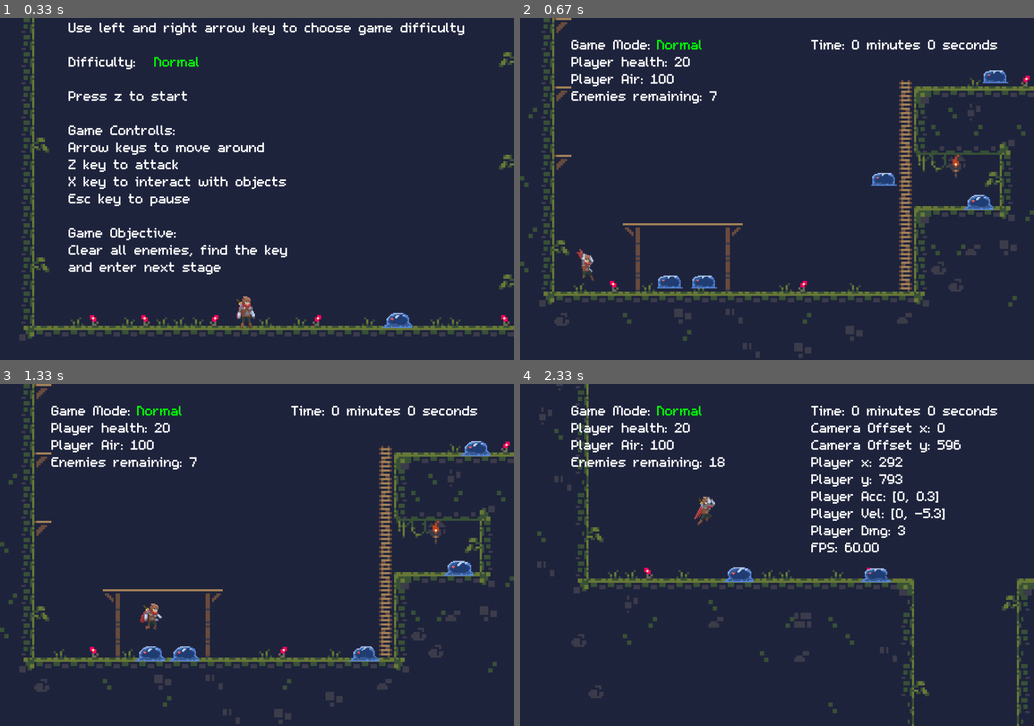
Above: before the commit, frames 1-4 (two rows, left to right).
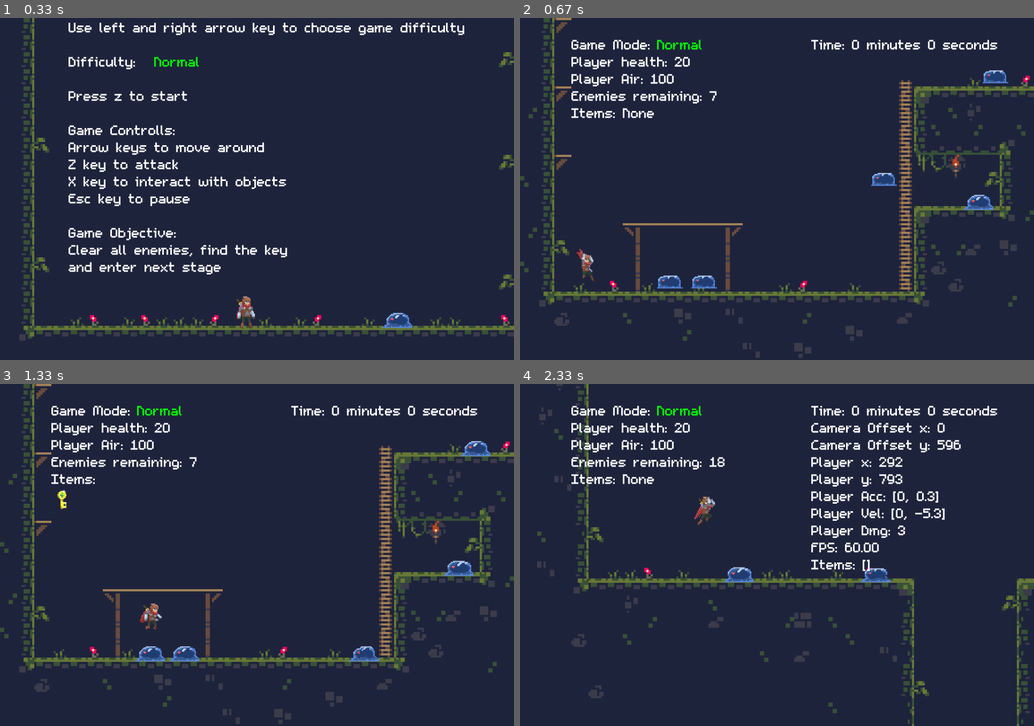
Above: after the commit, the same moments.

Repository: ArthurC13/A-Level-Project-Arthur-Chen
Game: pygame game, started from A level Project.py
Two runs of this game, one before a commit and one after it. Both use one fixed random seed, a clock stepped at 60 frames per second and the inputs below.
Inputs:
- Up to frame 1 (0.33 s): no input
- Up to frame 2 (0.67 s): tap Z at 0.33 s
- Up to frame 3 (1.33 s): hold T 0.67-1.13 s; hold Right 0.67-1.13 s; tap X at 1.17 s
- Up to frame 4 (2.33 s): hold Right 1.5-1.97 s; tap Y at 1.65 s; hold Up 2-2.3 s; tap 2 at 2.15 s

Frame 1 is identical in both runs. In frame 2, 0.2% of the frame differs, in the area x 10-27%, y 26-30%; in frame 3, 0.2%; in frame 4, 0.4%, in the area x 10-69%, y 26-55%.

Commit message:
Added treasure chests
-added treasure class
-display hold items with animations

Diff:
--- a/A level Project.py
+++ b/A level Project.py
@@ -95,7 +95,7 @@
 
 def last_enemy(x, y, direction):
     if len(game.enemy_group.sprites()) == 1:
-        Key(game, x, y, direction)
+        game.key = Key(game, x, y, direction, True)
 
 #Player class
 class Player(pygame.sprite.Sprite):
@@ -239,6 +239,7 @@
     def interact(self):
         hits = pygame.sprite.spritecollide(self, game.item_group, False, collide_hit_rect)
         hits += pygame.sprite.spritecollide(self, game.door_group, False, collide_hit_rect)
+        hits += pygame.sprite.spritecollide(self, game.treasure_group, False, collide_hit_rect)
         if hits:
             for i in hits:
                 i.interact()
@@ -714,7 +715,7 @@
 
 #Key class
 class Key(pygame.sprite.Sprite):
-    def __init__(self, game, x, y, face_left):
+    def __init__(self, game, x, y, face_left, updates):
         self.groups = game.item_group
         pygame.sprite.Sprite.__init__(self, self.groups)
         self.game = game
@@ -739,6 +740,7 @@
         self.last_sprite_time = pygame.time.get_ticks()
         self.health = 100
         self.invincible = False
+        self.updates = updates
 
     def movements(self):
         self.acc = pygame.math.Vector2(0, GRAVITY)
@@ -764,20 +766,21 @@
                 self.last_sprite_time = pygame.time.get_ticks()
 
     def update(self):
-        self.health = 100
-        self.movements()
-        self.acc.x += self.vel.x*FRICTION
-        self.vel += self.acc
-        self.vel.y = min(self.vel.y, 15)        #termial velocity
-        self.pos += self.vel + 0.5 * self.acc
-        self.hit_rect.x = int(self.pos.x)
-        wall_collisions(self, 'x')
-        self.hit_rect.y = int(self.pos.y)
-        wall_collisions(self, 'y')
-        self.rect.center = (self.hit_rect.center[0], self.hit_rect.center[1])
-        if abs(self.vel.x) < 0.2:
-            self.vel.x = 0
-        self.animations()
+        if self.updates:
+            self.health = 100
+            self.movements()
+            self.acc.x += self.vel.x*FRICTION
+            self.vel += self.acc
+            self.vel.y = min(self.vel.y, 15)        #termial velocity
+            self.pos += self.vel + 0.5 * self.acc
+            self.hit_rect.x = int(self.pos.x)
+            wall_collisions(self, 'x')
+            self.hit_rect.y = int(self.pos.y)
+            wall_collisions(self, 'y')
+            self.rect.center = (self.hit_rect.center[0], self.hit_rect.center[1])
+            if abs(self.vel.x) < 0.2:
+                self.vel.x = 0
+            self.animations()
 
 #Wall class
 class Wall(pygame.sprite.Sprite):
@@ -844,6 +847,31 @@
             self.game.next_level()
             self.open = False
         if 'key' in game.player.items and not self.open:
+            self.open = True
+            self.image = self.opened
+
+#Treasure class
+class Treasure(pygame.sprite.Sprite):
+    def __init__(self, game, x, y, type):
+        self.groups = game.all_sprites_group, game.treasure_group
+        pygame.sprite.Sprite.__init__(self, self.groups)
+        self.game = game
+        image1 = 'images/treasure/type' + str(type) + 'closed.png'
+        image2 = 'images/treasure/type' + str(type) + 'opened.png'
+        self.closed = pygame.transform.scale(pygame.image.load(image1), (30,36))
+        self.opened = pygame.transform.scale(pygame.image.load(image2), (30,36))
+        self.image = self.closed
+        self.rect = self.image.get_rect()
+        self.hit_rect = self.rect
+        x, y = int(x), int(y)
+        self.x = x
+        self.y = y
+        self.rect.x = x
+        self.rect.y = y
+        self.open = False
+
+    def interact(self):
+        if not self.open:
             self.open = True
             self.image = self.opened
 
@@ -955,6 +983,7 @@
         self.wall_group = pygame.sprite.Group()
         self.ladder_group = pygame.sprite.Group()
         self.door_group = pygame.sprite.Group()
+        self.treasure_group = pygame.sprite.Group()
         self.water_group = pygame.sprite.Group()
         self.enemy_group = pygame.sprite.Group()
         self.slime_group = pygame.sprite.Group()
@@ -986,10 +1015,14 @@
         self.times[self.level] = time
         self.level += 1
         self.start_time = pygame.time.get_ticks()
+        self.load_items()
         if self.level < 4:  #number of levels
             self.load_map(self.level)
         else:
             self.game_complete()
+
+    def load_items(self):
+        self.key = Key(self, -50, -50, True, False)
 
     def load_map(self, level):
         self.map = TiledMap('maps/map'+str(level)+'.tmx')
@@ -1010,6 +1043,8 @@
                 Wall(self, tile_object.x, tile_object.y, tile_object.width, tile_object.height)
             if tile_object.name == 'door':
                 Door(self, tile_object.x, tile_object.y)
+            if tile_object.name == 'treasure':
+                Treasure(self, tile_object.x, tile_object.y, level)
         self.camera = Camera(self.map.width, self.map.height, self.player.pos.x, self.player.pos.y)
 
     def game_loop(self):
@@ -1140,12 +1175,18 @@
                 self.blit_texts(string, RED, 96, 96, 32, self.myfont)
             string = 'Enemies remaining: ' + str(len(game.enemy_group.sprites()))
             self.blit_texts(string, WHITE, 96, 128, 32, self.myfont)
+            if self.player.items:
+                string = 'Items:'
+            else:
+                string = 'Items: None'
+            self.blit_texts(string, WHITE, 96, 160, 32, self.myfont)
         if self.show_stats:
             string = 'Camera Offset x: ' + str(self.camera.x) + '\nCamera Offset y: ' + str(self.camera.y)
             string += '\nPlayer x: ' + str(self.player.rect.x) + '\nPlayer y: ' + str(self.player.rect.y)
             string += '\nPlayer Acc: ' + str(self.player.acc) + '\nPlayer Vel: ' + str(self.player.vel)
             string += '\nPlayer Dmg: ' + str(self.player.attack_dmg)
             string += '\nFPS: ' + "{:.2f}".format(self.clock.get_fps())
+            string += '\nItems: ' + str(self.player.items)
             self.blit_texts(string, WHITE, WIDTH-416, 64, 32, self.myfont)
         if self.mode == 'pause':
             self.dim_screen()
@@ -1195,6 +1236,12 @@
                 pygame.draw.rect(self.screen, WHITE, self.camera.apply_rect(i.hit_rect), 2)
             for i in self.item_group:
                 pygame.draw.rect(self.screen, WHITE, self.camera.apply_rect(i.hit_rect), 2)
+        num = 0
+        for i in self.player.items:
+            if i == 'key':
+                self.key.animations()
+                self.screen.blit(self.key.image, (96+num,192))
+            num += 32
         self.draw_texts()
         pygame.display.flip()
 
--- a/maps/map1.tmx
+++ b/maps/map1.tmx
@@ -1,5 +1,5 @@
 <?xml version="1.0" encoding="UTF-8"?>
-<map version="1.5" tiledversion="1.6.0" orientation="orthogonal" renderorder="right-down" width="50" height="30" tilewidth="32" tileheight="32" infinite="0" nextlayerid="5" nextobjectid="36">
+<map version="1.5" tiledversion="1.6.0" orientation="orthogonal" renderorder="right-down" width="50" height="30" tilewidth="32" tileheight="32" infinite="0" nextlayerid="5" nextobjectid="37">
  <tileset firstgid="1" source="cavesofgallet_tiles.tsx"/>
  <tileset firstgid="97" source="platformer_tiles.tsx"/>
  <layer id="1" name="Background" width="50" height="30">
@@ -102,5 +102,6 @@
   <object id="32" name="wall" x="160" y="160" width="160" height="8"/>
   <object id="33" name="slime" x="872" y="360" width="16" height="16"/>
   <object id="34" name="slime" x="1160" y="360" width="16" height="16"/>
+  <object id="36" name="treasure" x="193" y="124" width="30" height="36"/>
  </objectgroup>
 </map>
--- a/maps/map2.tmx
+++ b/maps/map2.tmx
@@ -1,5 +1,5 @@
 <?xml version="1.0" encoding="UTF-8"?>
-<map version="1.5" tiledversion="1.6.0" orientation="orthogonal" renderorder="right-down" width="150" height="60" tilewidth="32" tileheight="32" infinite="0" nextlayerid="4" nextobjectid="109">
+<map version="1.5" tiledversion="1.6.0" orientation="orthogonal" renderorder="right-down" width="150" height="60" tilewidth="32" tileheight="32" infinite="0" nextlayerid="4" nextobjectid="113">
  <tileset firstgid="1" source="cavesofgallet_tiles.tsx"/>
  <tileset firstgid="97" source="platformer_tiles.tsx"/>
  <layer id="1" name="Background" width="150" height="60">
@@ -77,7 +77,7 @@
 0,0,0,0,0,0,0,0,0,0,0,0,0,0,0,0,0,0,0,0,0,0,0,0,0,0,0,0,0,0,0,0,0,0,0,0,0,0,0,0,0,0,0,0,0,0,0,0,0,0,0,0,0,0,0,0,0,0,0,0 …(181 unchanged characters)…
 0,0,0,2147483667,2147483734,0,0,0,0,0,0,0,0,0,0,0,0,0,0,0,0,0,0,0,0,0,0,0,0,0,0,0,0,0,0,0,0,0,0,0,0,0,0,0,0,0,0,0,0,0,0 …(199 unchanged characters)…
 0,0,0,0,0,0,0,0,0,0,0,0,0,0,0,0,0,0,0,0,0,0,0,0,0,0,0,0,0,0,0,0,0,0,0,0,0,0,0,0,0,0,0,0,0,0,0,0,0,0,0,0,0,0,0,0,0,0,0,0 …(181 unchanged characters)…
-0,0,0,0,0,129,27,2147483675,0,2147483675,0,0,0,0,0,0,0,0 …(348 unchanged characters)…
+0,0,0,0,27,129,0,2147483675,0,2147483675,0,0,0,0,0,0,0,0 …(348 unchanged characters)…
 0,0,0,0,0,0,0,0,0,0,0,0,0,0,0,0,0,0,0,0,0,0,0,0,0,0,0,0,0,0,0,0,0,0,0,0,0,0,0,0,0,0,0,0,0,0,0,0,0,0,0,0,0,0,0,0,0,0,0,0 …(192 unchanged characters)…
 0,0,0,0,0,18,0,3,0,0,0,0,0,0,0,0,0,0,0,0,0,0,0,0,0,0,0,86,0,0,18,6,0,0,0,0,0,0,0,0,0,0,0,0,0,0,0,0,0,0,0,0,0,0,0,0,0,0, …(185 unchanged characters)…
 0,0,0,0,0,0,0,0,0,0,2147483734,0,0,0,0,0,0,0,0,0,0,0,0,0,0,0,0,0,0,0,0,0,0,0,0,0,0,0,0,0,0,0,0,0,0,0,0,0,0,0,0,0,0,2147 …(201 unchanged characters)…
@@ -236,5 +236,6 @@
   <object id="106" name="wall" x="896" y="320" width="192" height="96"/>
   <object id="107" name="wall" x="128" y="320" width="192" height="96"/>
   <object id="108" name="wall" x="576" y="320" width="64" height="64"/>
+  <object id="112" name="treasure" x="193" y="284" width="30" height="36"/>
  </objectgroup>
 </map>
--- a/maps/map3.tmx
+++ b/maps/map3.tmx
@@ -1,5 +1,5 @@
 <?xml version="1.0" encoding="UTF-8"?>
-<map version="1.5" tiledversion="1.6.0" orientation="orthogonal" renderorder="right-down" width="200" height="100" tilewidth="32" tileheight="32" infinite="0" nextlayerid="4" nextobjectid="408">
+<map version="1.5" tiledversion="1.6.0" orientation="orthogonal" renderorder="right-down" width="200" height="100" tilewidth="32" tileheight="32" infinite="0" nextlayerid="4" nextobjectid="412">
  <tileset firstgid="1" source="cavesofgallet_tiles.tsx"/>
  <tileset firstgid="97" source="platformer_tiles.tsx"/>
  <layer id="1" name="Background" width="200" height="100">
@@ -416,5 +416,6 @@
   <object id="405" name="wall" x="5600" y="1568" width="32" height="8"/>
   <object id="406" name="player" x="1096" y="1288" width="16" height="16"/>
   <object id="407" name="wall" x="5472" y="840" width="32" height="120"/>
+  <object id="411" name="treasure" x="97" y="316" width="30" height="36"/>
  </objectgroup>
 </map>
Binary file added: images/treasure/type1closed.png
Binary file added: images/treasure/type1opened.png
Binary file added: images/treasure/type2closed.png
Binary file added: images/treasure/type2opened.png
Binary file added: images/treasure/type3closed.png
Binary file added: images/treasure/type3opened.png
Not shown, changed: images/.DS_Store
